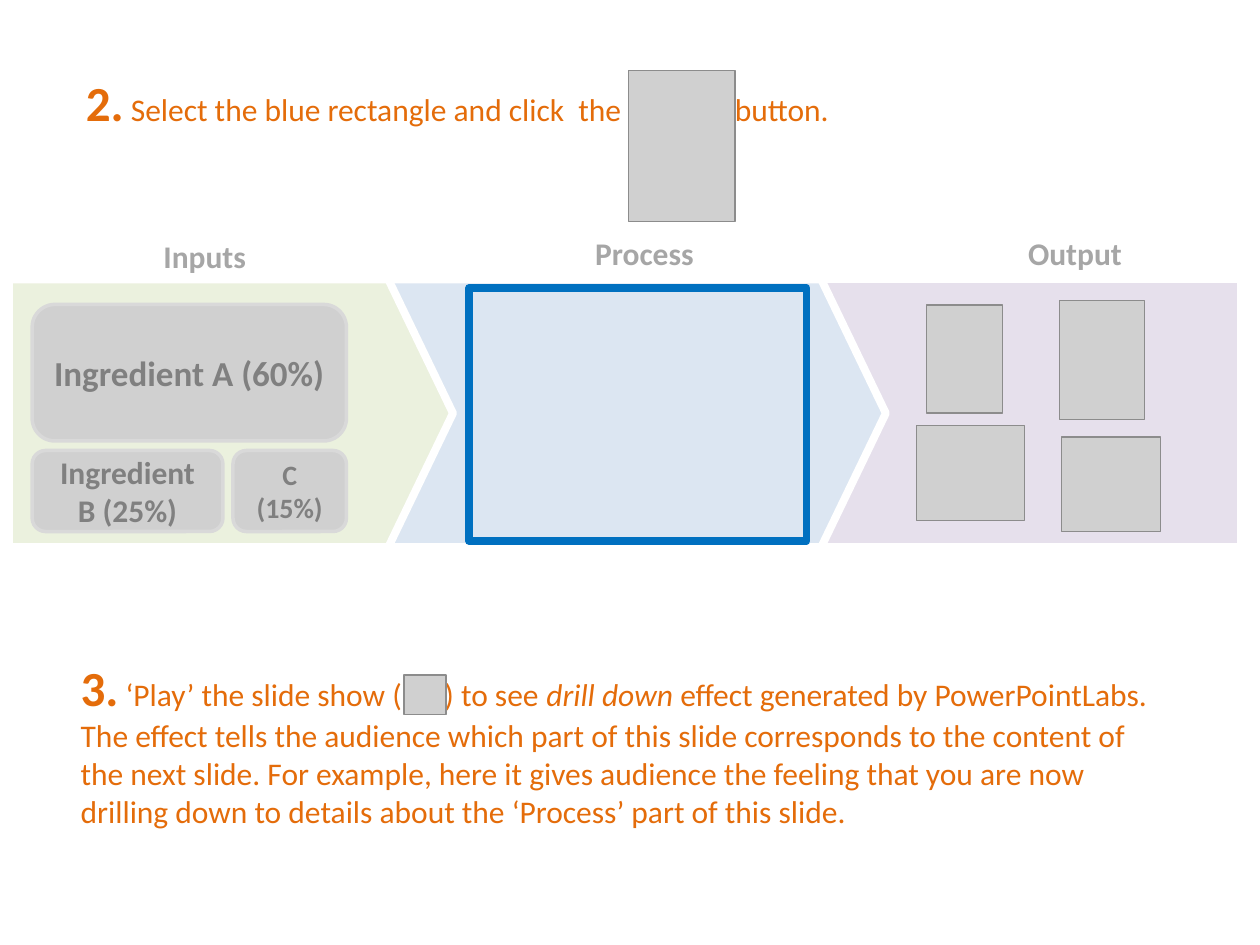
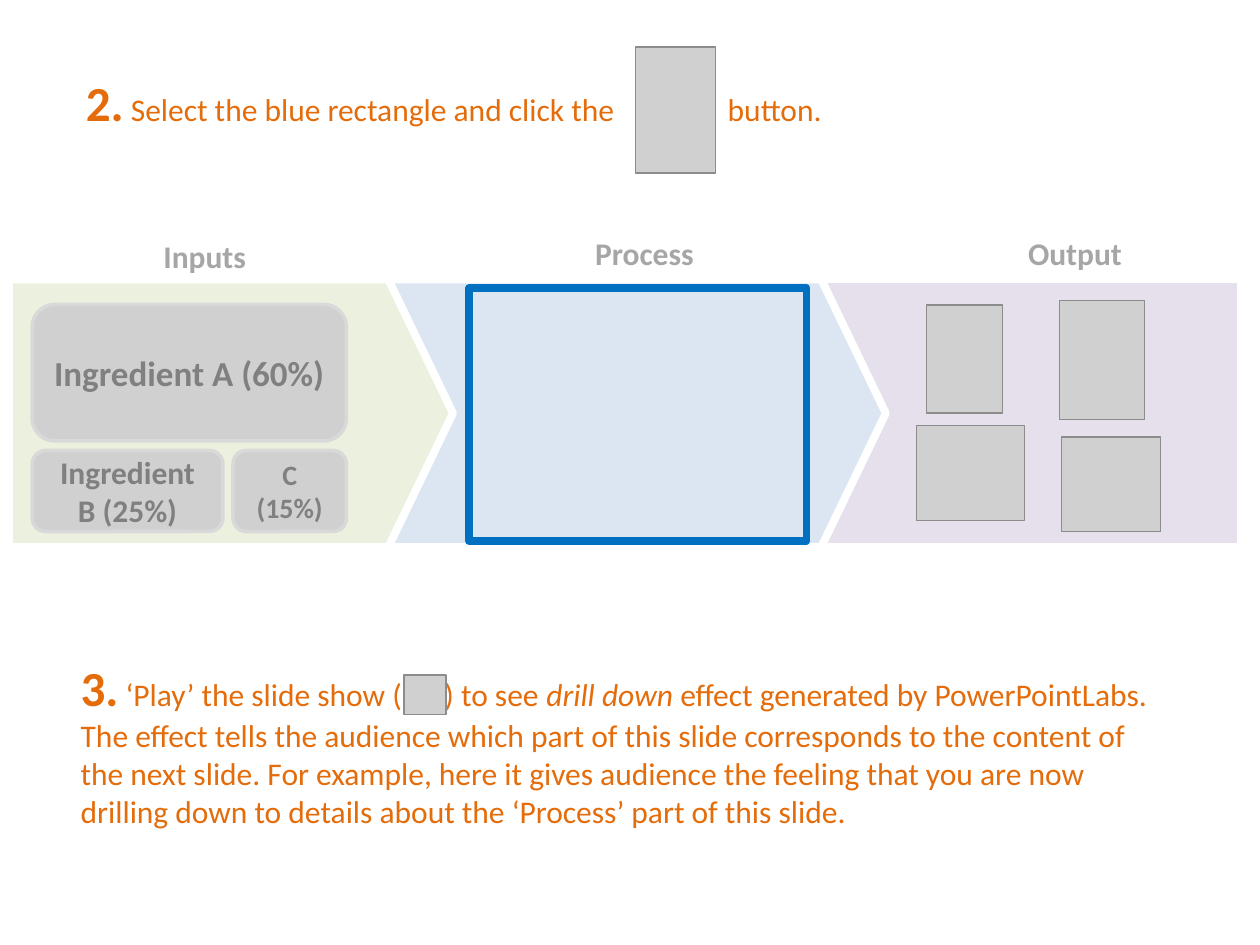
Before and after one commit to PowerPointLabs/PowerPointLabs, a slide deck: slide 19 of doc/PowerPointLabs Quick Tutorial.pptx. Drawn at 1260x945 pixels with LibreOffice and Linux fonts; fonts in the diff are those of the drawing; grey boxes stand for pictures. Boxes give left, top, right and bottom in pixels: in the first picture for what was removed or moved away, otherwise in the second. Text is boxed around its words. In the diff, an @@ line names an element or a change of style, - is before the commit and + after.

Commit message:
Update icons and phrasing of tutorial slides.
In particular, the Highlight Points section was changed - it previously
referred to Highlight Text instead.

```diff
--- a/doc/PowerPointLabs Quick Tutorial.pptx
+++ b/doc/PowerPointLabs Quick Tutorial.pptx
@@ picture added at (x1=636, y1=47, x2=717, y2=173) @@
@@ text "2. Select the blue rectangle ..." rewrapped from (x1=86, y1=89, x2=829, y2=128) to (x1=86, y1=89, x2=822, y2=127) @@
@@ picture removed at (x1=629, y1=71, x2=736, y2=220) @@
```
Also in this commit, not shown: 23 other slides changed.
